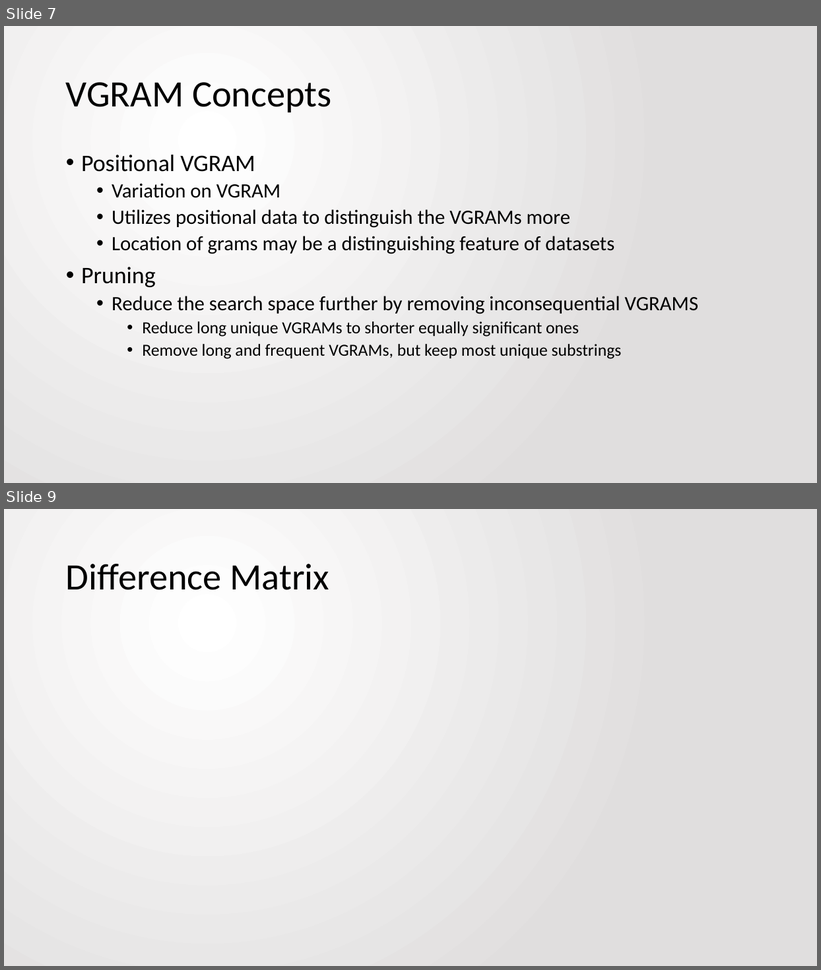
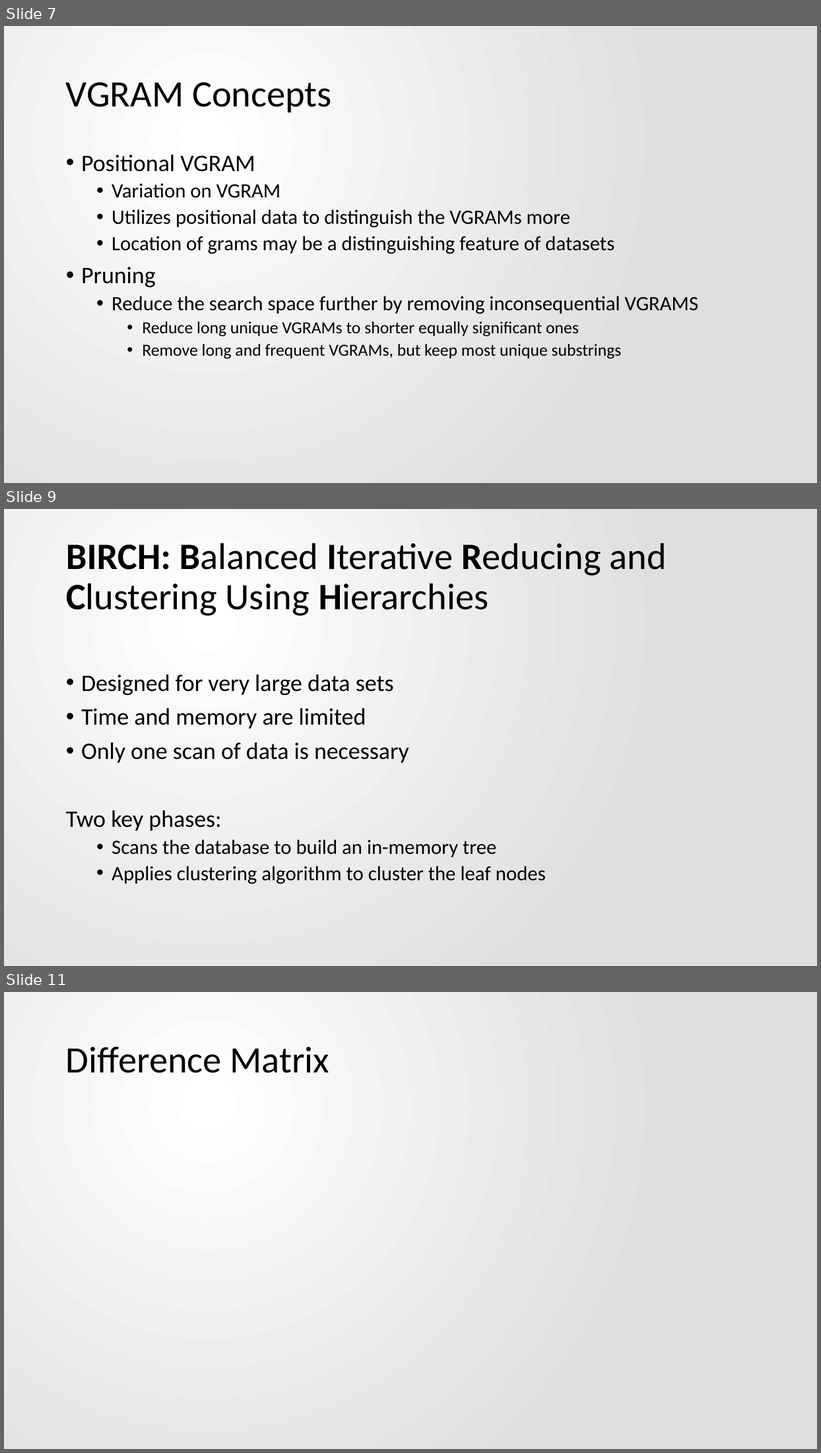
Before and after one commit to jbfitz/EECS405, a slide deck: Final Paper/presentation.pptx. Shown one above the other, each under a label of ours: slides 7 and 9 before the commit, slides 7, 9 and 11 after it; the slides between them are not shown. The pictures are 821x970 and 821x1453 pixels, drawn with LibreOffice and Linux fonts; fonts in the diff are those of the drawing; grey boxes stand for pictures. Boxes give left, top, right and bottom in pixels: in the first picture for what was removed or moved away, otherwise in the second. Text is boxed around its words. In the diff, an @@ line names an element or a change of style, - is before the commit and + after.

Commit message:
Slides for Clustering, Indexing, Experimental setup
still need to do results

```diff
--- a/Final Paper/presentation.pptx
+++ b/Final Paper/presentation.pptx
@@ slide 9 added at <box>4,509,817,966</box>, background gradient #FFFFFF to #E1DFDF @@
@@ title added at <box>66,543,667,616</box>, 44 pt, text #000000 @@
+BIRCH: Balanced Iterative Reducing and Clustering Using Hierarchies
@@ text added at <box>66,675,546,885</box>, 28 pt, text #000000 @@
+• Designed for very large data sets
+• Time and memory are limited
+• Only one scan of data is necessary
+Two key phases:
+  • Scans the database to build an in-memory tree
+  • Applies clustering algorithm to cluster the leaf nodes
@@ what was slide 9 is now slide 11 @@
```
Also in this commit, not shown: 4 slides changed, 5 other slides added, 4 slides removed.
